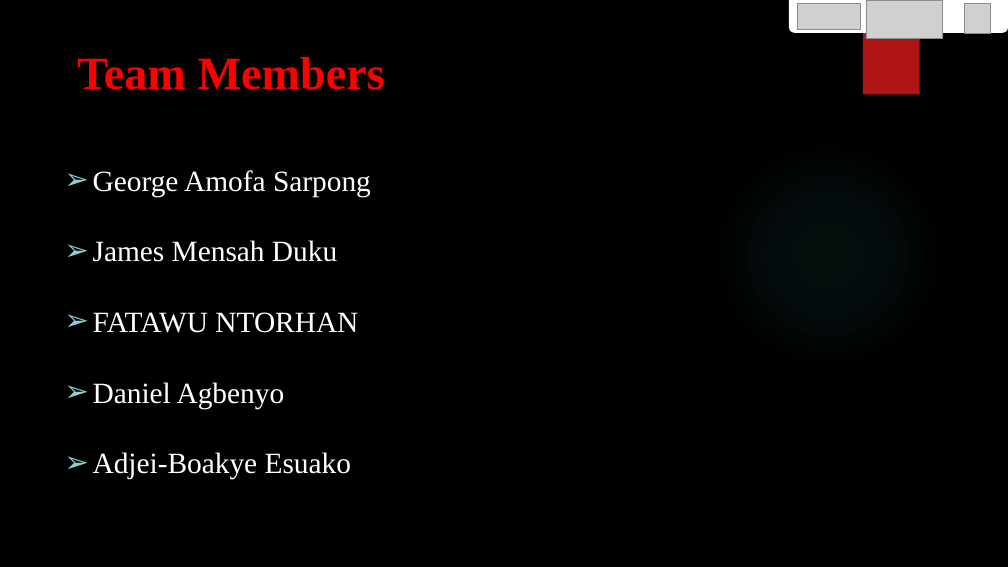
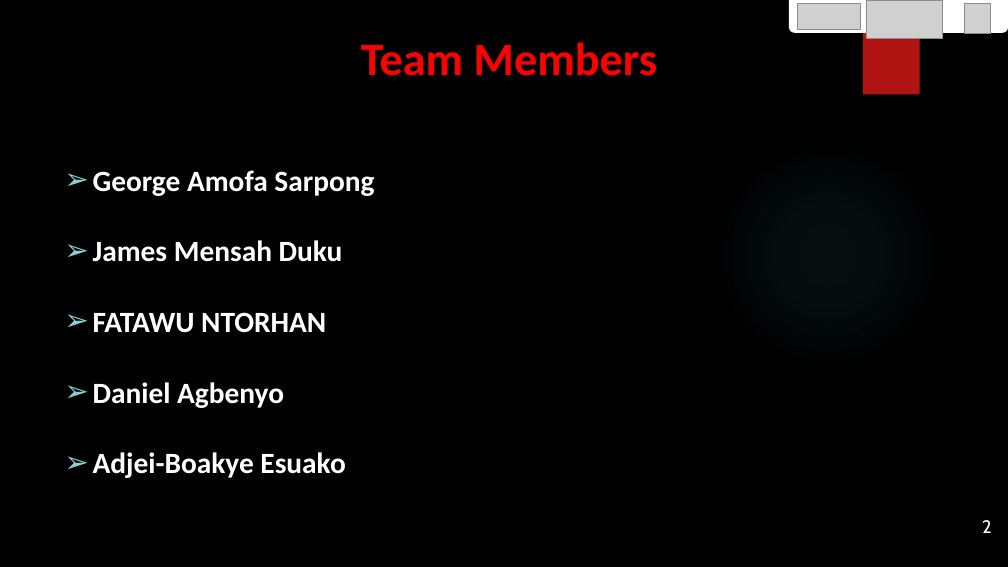
Before and after one commit to JMDUKU/GROUP-K-EDA-PROJECT, a slide deck: slide 2 of Group K EDA Project DIGICAP.pptx (slide 19 before the commit). Drawn at 1008x567 pixels with LibreOffice and Linux fonts; fonts in the diff are those of the drawing; grey boxes stand for pictures; background and template pictures are left out. Boxes give left, top, right and bottom in pixels: in the first picture for what was removed or moved away, otherwise in the second. Text is boxed around its words. In the diff, an @@ line names an element or a change of style, - is before the commit and + after.

```diff
--- a/Group K EDA Project DIGICAP.pptx
+++ b/Group K EDA Project DIGICAP.pptx
@@ title "Team Members": place and size @@
-title "Team Members" at box(77, 57, 385, 90)
+title "Team Members" at box(361, 42, 657, 76)
@@ title "Team Members" at box(361, 42, 657, 76): font Times New Roman to Calibri; alignment left to centre @@
@@ subtitle "George Amofa Sarpong" at box(93, 170, 374, 478): font Times New Roman to Calibri, bold on @@
@@ page number added at box(982, 520, 992, 533), 17.3 pt, text #FFFFFF @@
+2
```
Also in this commit, not shown: 18 other slides changed, 2 slides added, 1 slide removed.
